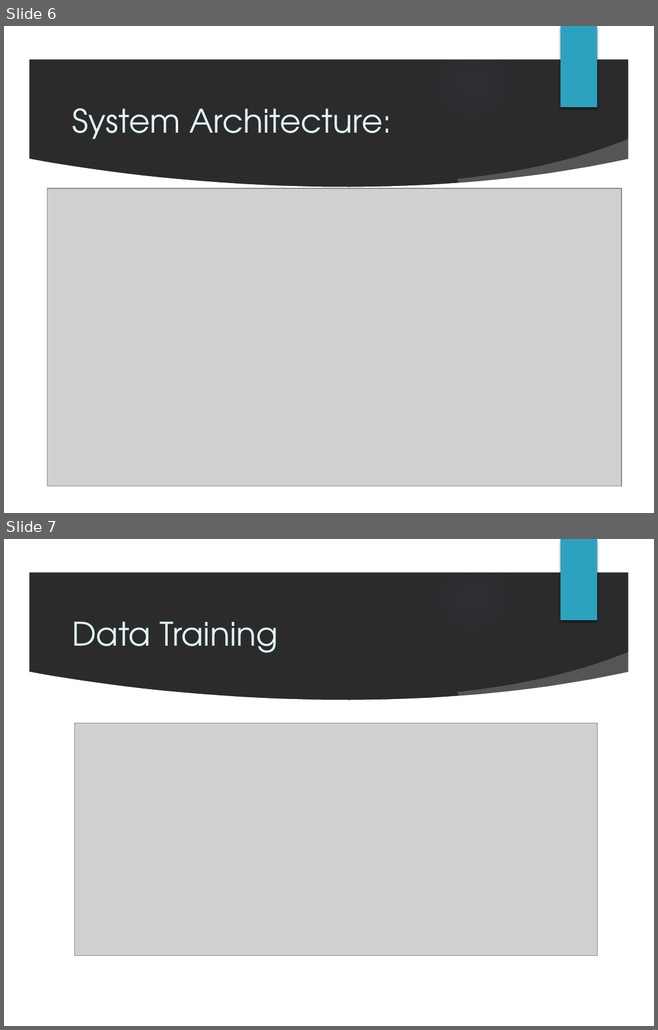
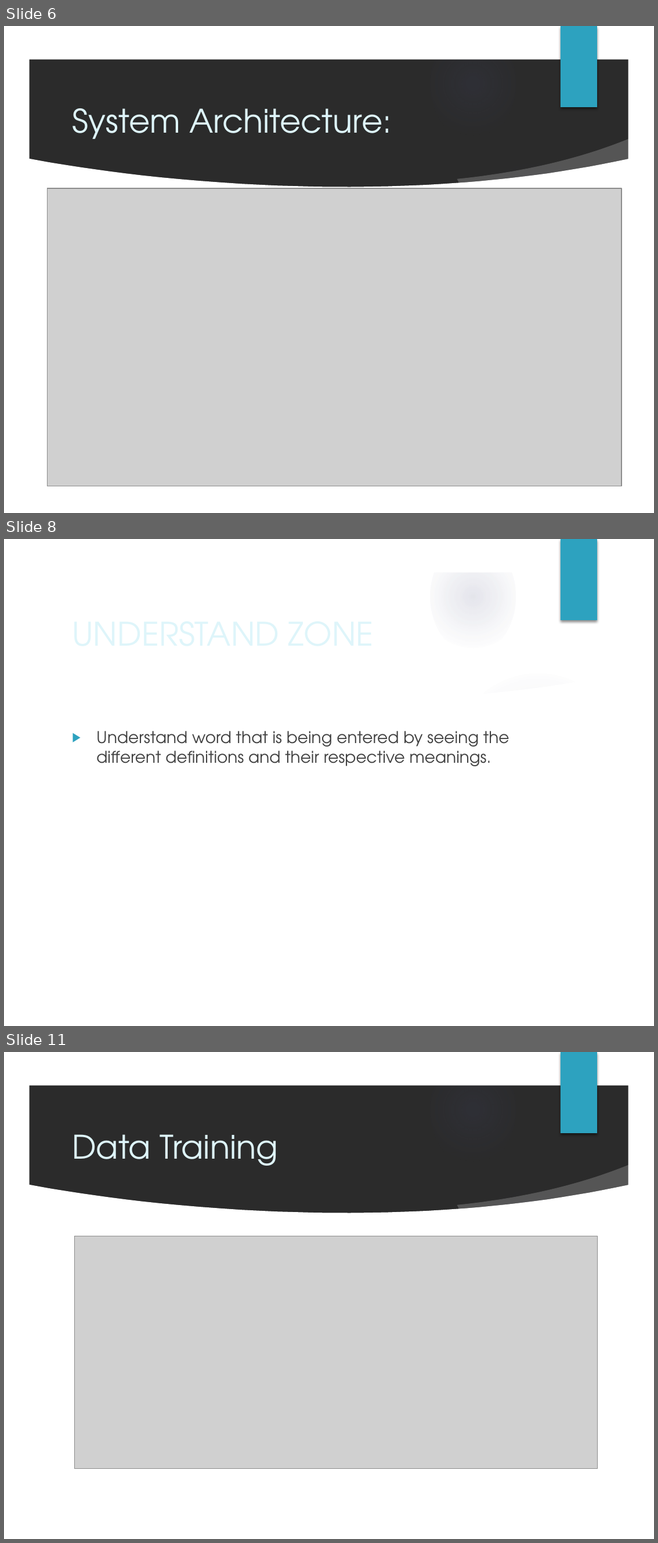
Before and after one commit to ritveak/Wordzone, a slide deck: Presentation final.pptx. Shown one above the other, each under a label of ours: slides 6 and 7 before the commit, slides 6, 8 and 11 after it; the slides between them are not shown. The pictures are 658x1030 and 658x1543 pixels, drawn with LibreOffice and Linux fonts; fonts in the diff are those of the drawing; grey boxes stand for pictures; background and template pictures are left out; a plain dark background stands for a picture behind light text. Boxes give left, top, right and bottom in pixels: in the first picture for what was removed or moved away, otherwise in the second. Text is boxed around its words. In the diff, an @@ line names an element or a change of style, - is before the commit and + after.

```diff
--- a/Presentation final.pptx
+++ b/Presentation final.pptx
@@ slide 8 added at [4,539,654,1026], background picture (left out); not listed: 9 template elements that a slide beside it also shows @@
@@ title added at [96,731,187,751], 36 pt, text #DEF5FA @@
+UNDERSTAND ZONE
@@ text added at [96,731,509,766], 18 pt, text #404040 @@
+▶ Understand word that is being entered by seeing the different definitions and their respective meanings.
@@ what was slide 7 is now slide 11 @@
```
Also in this commit, not shown: 2 slides changed, 3 other slides added, 6 other files.
